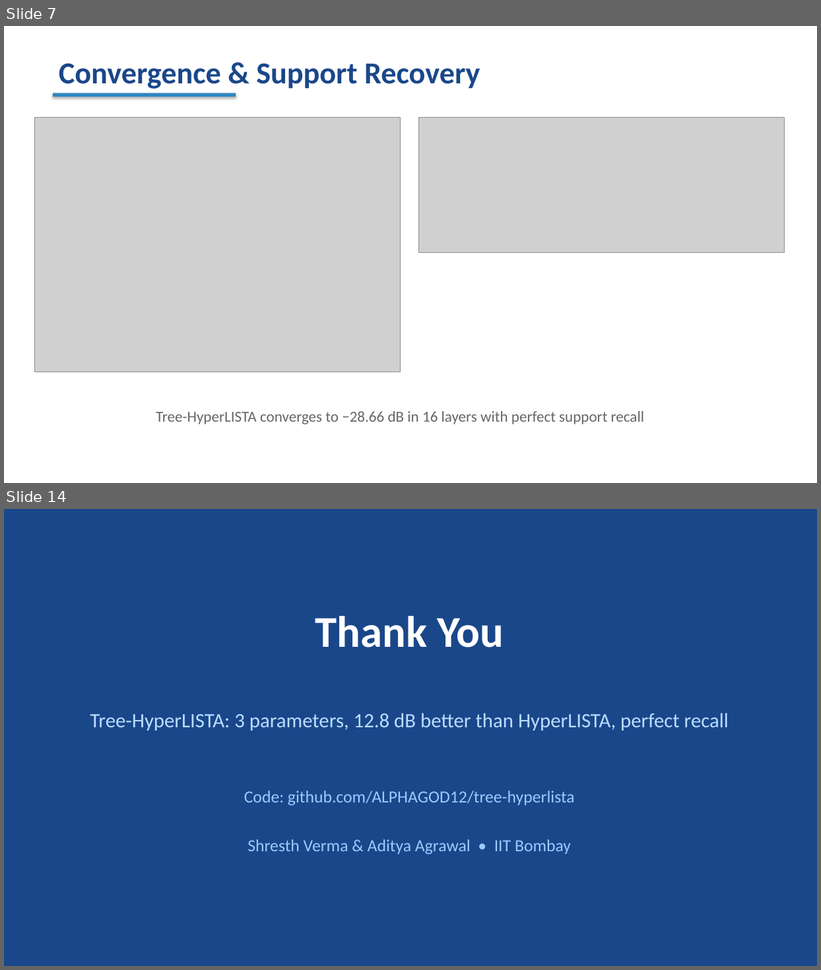
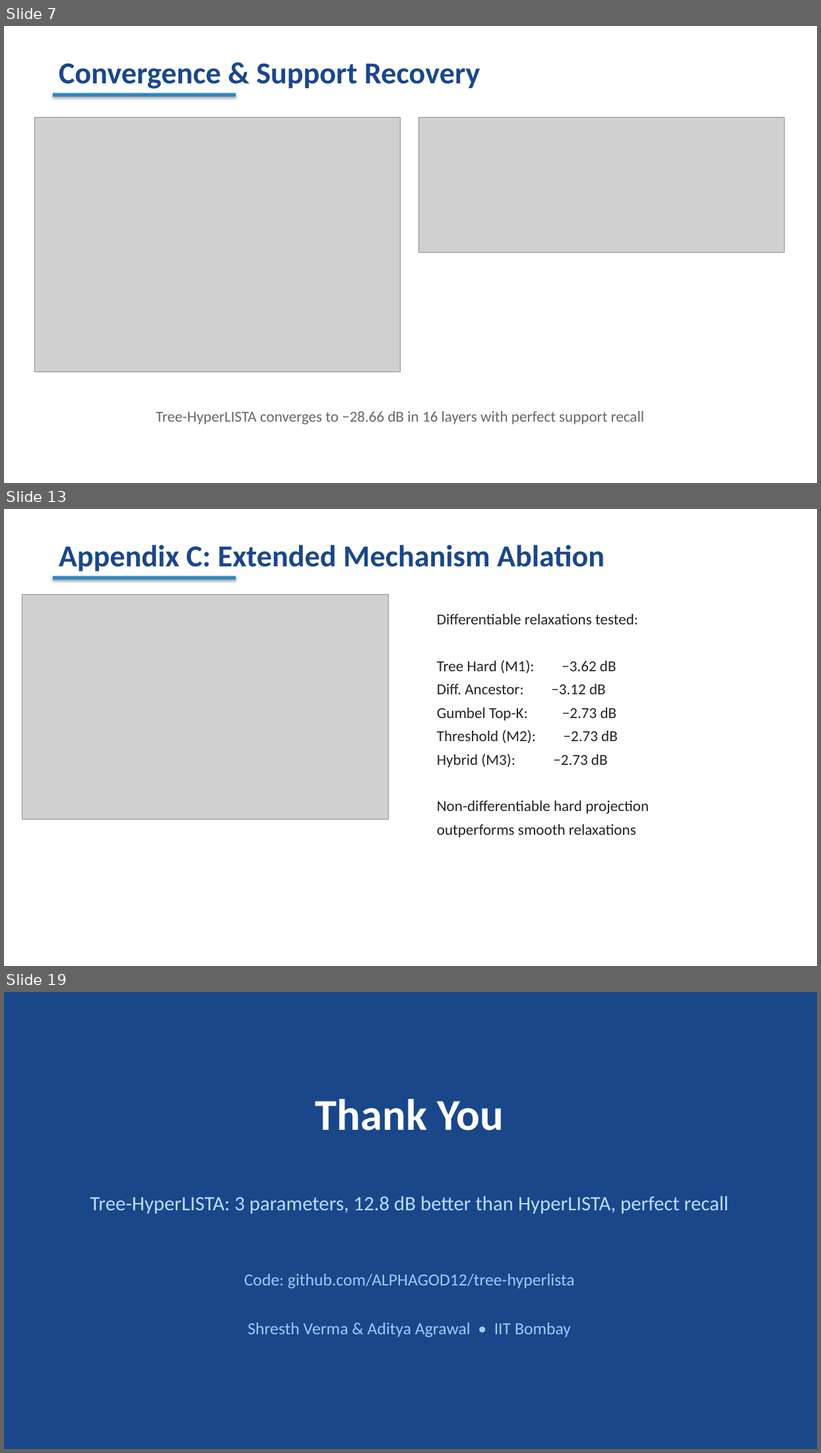
Before and after one commit to ALPHAGOD12/tree-hyperlista, a slide deck: paper/tree_hyperlista_slides.pptx. Shown one above the other, each under a label of ours: slides 7 and 14 before the commit, slides 7, 13 and 19 after it; the slides between them are not shown. The pictures are 821x970 and 821x1453 pixels, drawn with LibreOffice and Linux fonts; fonts in the diff are those of the drawing; grey boxes stand for pictures. Boxes give left, top, right and bottom in pixels: in the first picture for what was removed or moved away, otherwise in the second. Text is boxed around its words. In the diff, an @@ line names an element or a change of style, - is before the commit and + after.

```diff
--- a/paper/tree_hyperlista_slides.pptx
+++ b/paper/tree_hyperlista_slides.pptx
@@ slide 13 added at bbox=[4, 509, 817, 966], background #FFFFFF @@
@@ text added at bbox=[59, 545, 605, 572], 36 pt, text #1A478A, bold @@
+Appendix C: Extended Mechanism Ablation
@@ rectangle added at bbox=[53, 576, 236, 580], fill #2E86C1 @@
@@ picture added at bbox=[22, 594, 388, 819] @@
@@ text added at bbox=[437, 614, 649, 838], 18 pt, text #222222 @@
+Differentiable relaxations tested:
+Tree Hard (M1): −3.62 dB
+Diff. Ancestor: −3.12 dB
+Gumbel Top-K: −2.73 dB
+Threshold (M2): −2.73 dB
+Hybrid (M3): −2.73 dB
+Non-differentiable hard projection
+outperforms smooth relaxations
@@ what was slide 14 is now slide 19 @@
```
Also in this commit, not shown: 10 slides changed, 4 other slides added, 3 other files.
